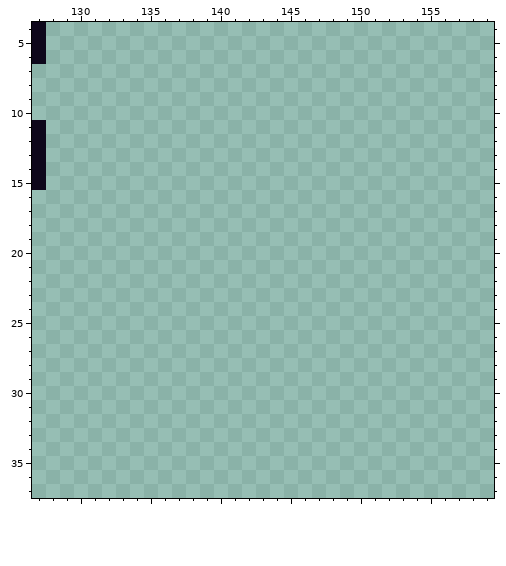
Two states of a pixel-art file, BurningKnight/Content/Animations/ui.ase. Above is the file before it was changed.
256x256 pixels, 1 frame. Shown: x 127..159, y 4..37.
After the commit:
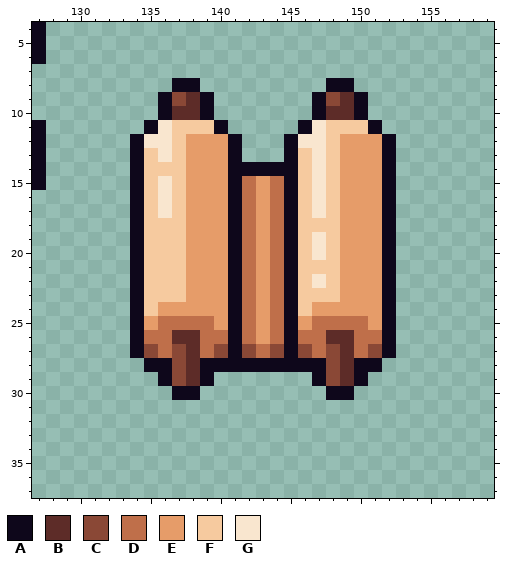
Palette (. is transparent): A #0e071b  B #5d2c28  C #8a4836  D #bf6f4a  E #e69c69  F #f6ca9f  G #f9e6cf
What changed:
y 8: x 137..138 .. -> AA; x 148..149 .. -> AA
y 9: x 136..139 .... -> ACBA; x 147..150 .... -> ACBA
y 10: x 136..139 .... -> ABBA; x 147..150 .... -> ABBA
y 11: x 135..140 ...... -> AGFFFA; x 146..151 ...... -> AGFFFA
y 12: x 134..141 ........ -> AGGFEEEA; x 145..152 ........ -> AGGFEEEA
y 13: x 134..141 ........ -> AFGFEEEA; x 145..152 ........ -> AFGFEEEA
y 14: x 134..152 ................... -> AFFFEEEAAAAAFGFEEEA
y 15..17: x 134..152 ................... -> AFGFEEEADEDAFGFEEEA
y 18: x 134..152 ................... -> AFFFEEEADEDAFFFEEEA
y 19..20: x 134..152 ................... -> AFFFEEEADEDAFGFEEEA
y 21: x 134..152 ................... -> AFFFEEEADEDAFFFEEEA
y 22: x 134..152 ................... -> AFFFEEEADEDAFGFEEEA
y 23: x 134..152 ................... -> AFFFEEEADEDAFFFEEEA
y 24: x 134..152 ................... -> AFEEEEEADEDAFEEEEEA
y 25: x 134..152 ................... -> AEDDDDEADEDAEDDDDEA
y 26: x 134..152 ................... -> ADDBBDDADEDADDBBDDA
y 27: x 134..152 ................... -> ACDCBDCACDCACDCBDCA
y 28: x 135..151 ................. -> AACBAAAAAAAAACBAA
y 29: x 136..139 .... -> ACBA; x 147..150 .... -> ACBA
y 30: x 137..138 .. -> AA; x 148..149 .. -> AA
Where, in picture pixels (left, top, right, bottom), the same in both pictures:
added: (130, 78, 396, 400)
